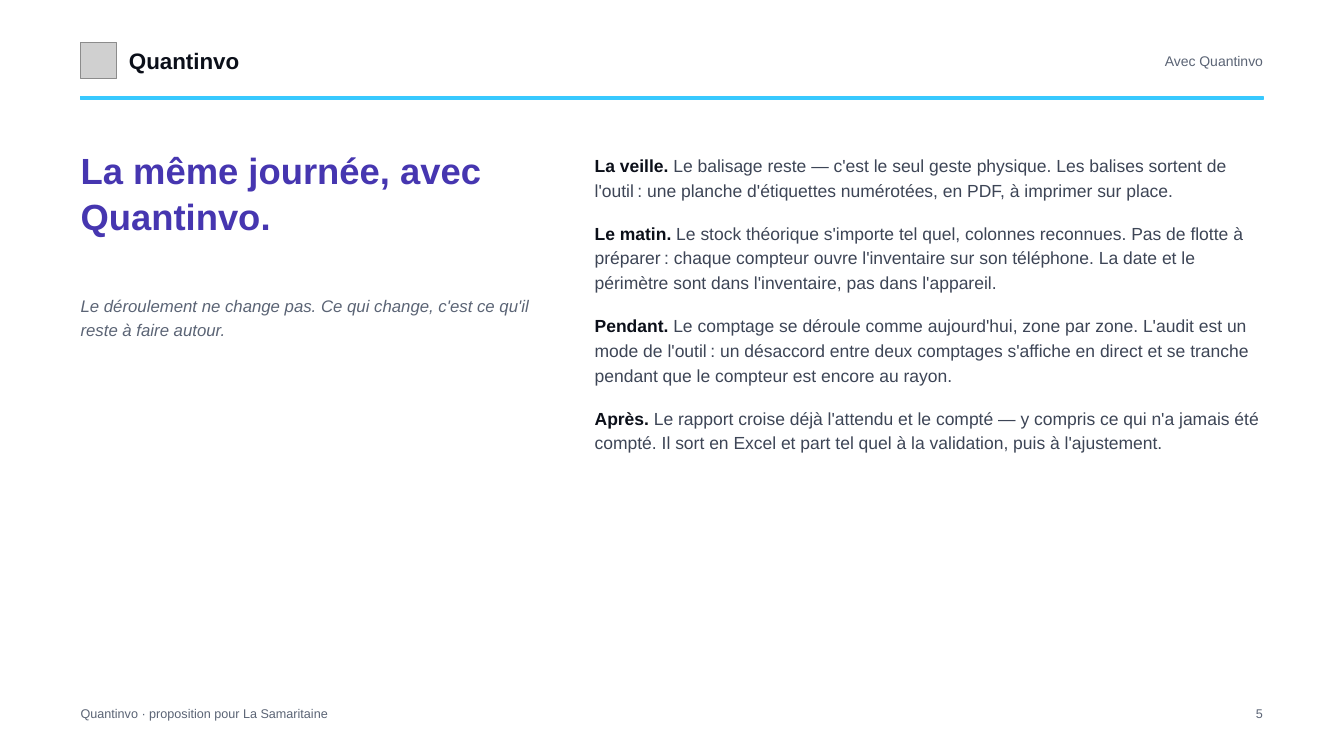
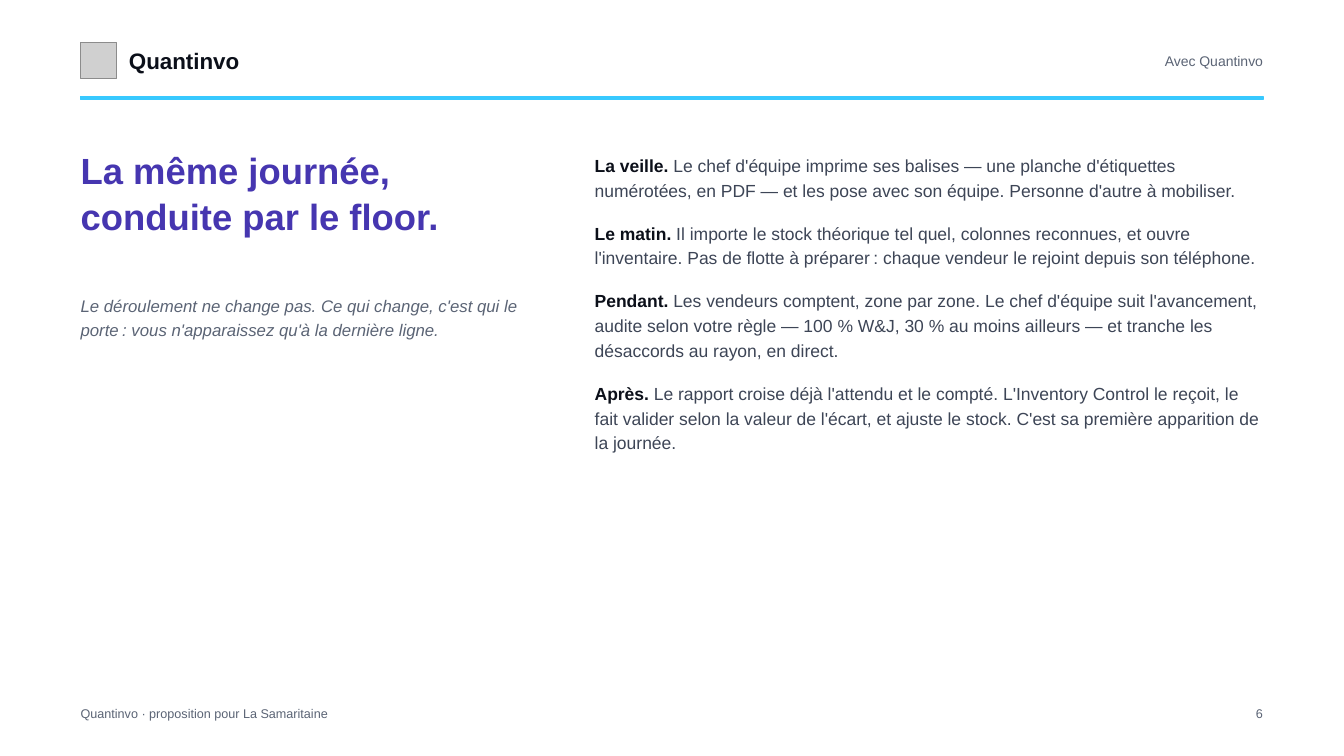
Before and after one commit to devkaylab/Inventaire, a slide deck: slide 6 of docs/entreprise/deck/Quantinvo-Samaritaine.pptx (slide 5 before the commit). Drawn at 1344x756 pixels with LibreOffice and Linux fonts; fonts in the diff are those of the drawing; grey boxes stand for pictures. Boxes give left, top, right and bottom in pixels: in the first picture for what was removed or moved away, otherwise in the second. Text is boxed around its words. In the diff, an @@ line names an element or a change of style, - is before the commit and + after.

```diff
--- a/docs/entreprise/deck/Quantinvo-Samaritaine.pptx
+++ b/docs/entreprise/deck/Quantinvo-Samaritaine.pptx
@@ text at [81, 157, 438, 238]: text changed @@
-La même journée, avec Quantinvo.
+La même journée, conduite par le floor.
@@ text at [595, 159, 1258, 453]: text changed @@
-La veille. Le balisage reste — c'est le seul geste physique. Les balises sortent de l'outil : une planche d'étiquettes numérotées, en PDF, à imprimer sur place.
-Le matin. Le stock théorique s'importe tel quel, colonnes reconnues. Pas de flotte à préparer : chaque compteur ouvre l'inventaire sur son téléphone. La date et le périmètre sont dans l'inventaire, pas dans l'appareil.
-Pendant. Le comptage se déroule comme aujourd'hui, zone par zone. L'audit est un mode de l'outil : un désaccord entre deux comptages s'affiche en direct et se tranche pendant que le compteur est encore au rayon.
-Après. Le rapport croise déjà l'attendu et le compté — y compris ce qui n'a jamais été compté. Il sort en Excel et part tel quel à la validation, puis à l'ajustement.
+La veille. Le chef d'équipe imprime ses balises — une planche d'étiquettes numérotées, en PDF — et les pose avec son équipe. Personne d'autre à mobiliser.
+Le matin. Il importe le stock théorique tel quel, colonnes reconnues, et ouvre l'inventaire. Pas de flotte à préparer : chaque vendeur le rejoint depuis son téléphone.
+Pendant. Les vendeurs comptent, zone par zone. Le chef d'équipe suit l'avancement, audite selon votre règle — 100 % W&J, 30 % au moins ailleurs — et tranche les désaccords au rayon, en direct.
+Après. Le rapport croise déjà l'attendu et le compté. L'Inventory Control le reçoit, le fait valider selon la valeur de l'écart, et ajuste le stock. C'est sa première apparition de la journée.
@@ text at [81, 299, 517, 340]: text changed @@
-Le déroulement ne change pas. Ce qui change, c'est ce qu'il reste à faire autour.
+Le déroulement ne change pas. Ce qui change, c'est qui le porte : vous n'apparaissez qu'à la dernière ligne.
```
Also in this commit, not shown: 13 other slides changed, 1 slide added, 3 other files.
